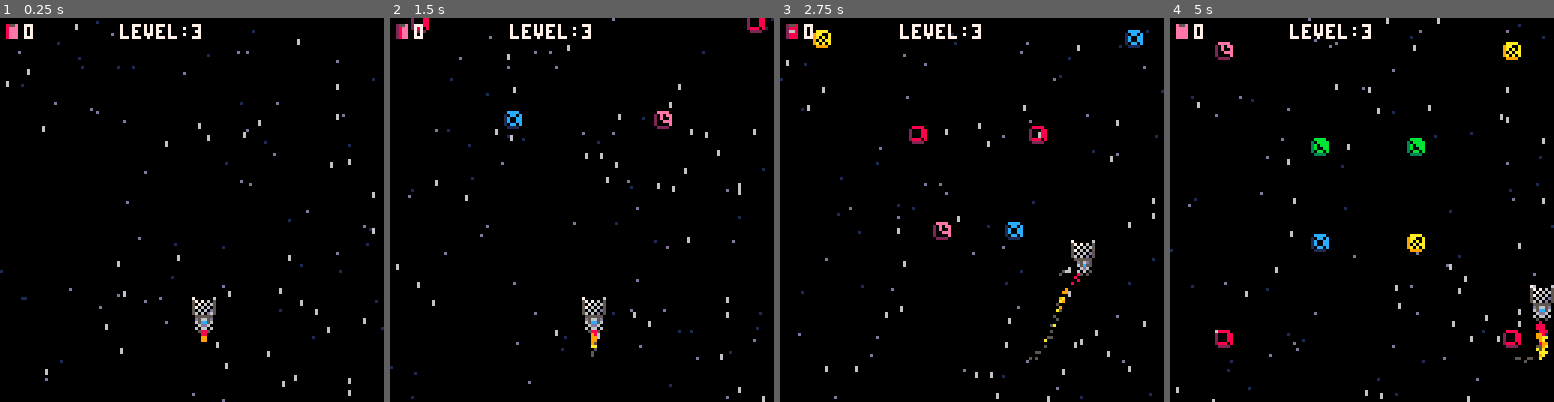
Above: before the commit, frames 1-4 (left to right).
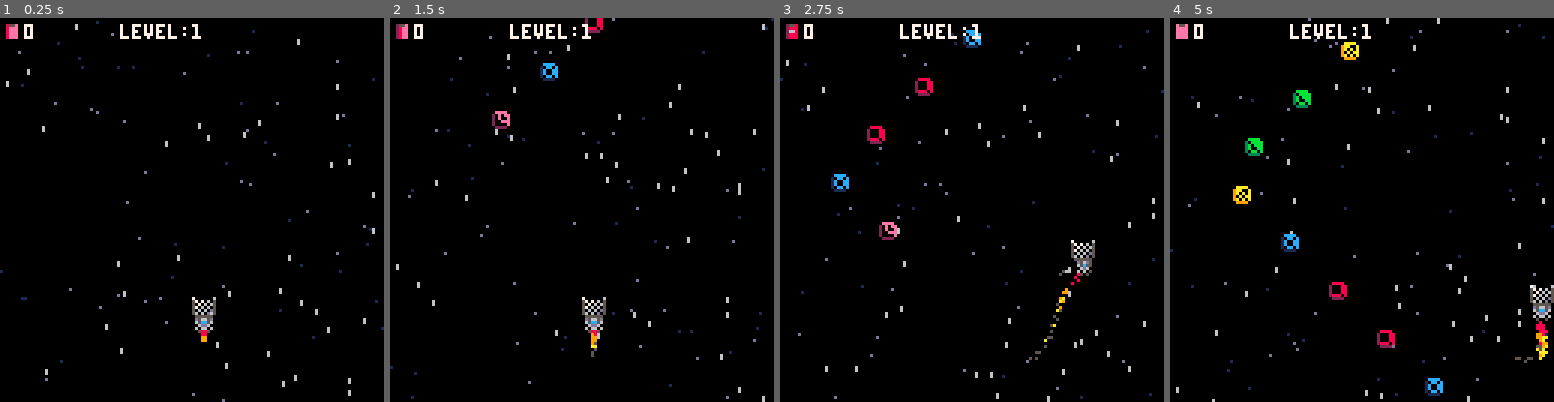
Above: after the commit, the same moments.

Repository: jacobneal65/drop-p8
Game: PICO-8 cartridge drop.p8
Two runs of this game, one before a commit and one after it. Both use one fixed random seed, a clock stepped at 60 frames per second and the inputs below.
Inputs:
- Up to frame 1 (0.25 s): no input
- Up to frame 2 (1.5 s): no input
- Up to frame 3 (2.75 s): hold Right 1.6-2.1 s; hold Up 2.15-2.42 s; hold Right from 2.47 s (still down)
- Up to frame 4 (5 s): release Right at 3.03 s; hold Left 3.08-3.58 s; hold Down 3.63-3.97 s; hold Right 4.02-4.68 s; hold Up from 4.73 s (still down)

The runs differ from the first frame. In frame 1, less than 0.1% of the frame differs, in the area x 50-53%, y 1-5%; in frame 2, 0.8%; in frame 3, 1.5%; in frame 4, 2.4%, in the area x 11-92%, y 1-99%.

Commit message:
added line pattern

Diff:
--- a/drop.p8
+++ b/drop.p8
@@ -20,14 +20,15 @@
 	acc=0.2
 	vacc=0.3--vertical acc
 	trashs={}
-	t_start=16
+	t_spr=16
 	t_cnt=5
 	t_itrvl=16
 	t_ybnd=128
-
+	t_df_ybnd=128--default y bound
+	t_grav=1
 	grav=1
 	frict=0.90
-	level=3
+	level=1
 	pt=0
 	t=0
 	--stars
@@ -83,7 +84,8 @@
 	if (p_y > 120) p_y=120
 	if (p_y < 0) p_y=1
 
-	update_trash()
+	--trash
+	t_update()
 
 	animatestars()
 
@@ -125,27 +127,28 @@
 end
 -->8
 --trash
-
---patterns
---1=wave r
---2=wave l
 function load_trash()
-
-	l_amnt={10,10,10,10,10}
+	t_ybnd=t_df_ybnd
+	t_grav=grav
 	l_dir={-1,1}
-
-
-	for i=1,l_amnt[level] do
+	t_amt=10
+	if level==4 then
+		t_amt=5
+	end
+	for i=1,t_amt do
 		--starting x
 		local _i=i
 		--cross pattern
 		--two start at same point
 		if level==3 and i%2==0 then
 			_i=(i-1)
-		end
- 	local sx=t_x_start(i)--flr(rnd(110)+5)
+		--all start at same point
+		elseif level==4 then
+			_i=1
+		end
+ 	local sx=t_start(i)
  	trash={
- 		sprite=flr(rnd(t_cnt)+t_start),
+ 		sprite=flr(rnd(t_cnt)+t_spr),
  		x=sx,
  		bx=sx,--base x
  		y=_i*(-t_itrvl),
@@ -155,10 +158,10 @@
  end
 end
 
-function update_trash()
+function t_update()
 	for trash in all(trashs) do
-		trash.y+=grav
-		trash.x=trash_pattern(trash)
+		trash.y+=t_grav
+		trash.x=t_pattern(trash)
 		--trash captured
 		if trash.y+4>p_y-8
 		and trash.y+4<p_y
@@ -170,7 +173,9 @@
 		end
 
 		--trash survived
-		if trash.y>t_ybnd then
+		if (trash.y>t_ybnd and t_ybnd>0)
+		or (trash.y<=0 and t_ybnd==0)
+		then
 			del(trashs,trash)
 			sfx(0)
 		end
@@ -183,7 +188,7 @@
 	end
 end
 
-function t_x_start(i)
+function t_start(i)
  if level<3 then
  	return 64
  elseif level==3 then
@@ -192,18 +197,26 @@
 			_x=118
 		end
  	return _x
+ elseif level==4 then
+ 	return 20*i
  end
  --start in middle area
  --flr(rnd(48)+40)
- return 64
-end
-
-function trash_pattern(_t)
+ return 0
+end
+
+function t_pattern(_t)
 	local _y,_x=_t.y,_t.x
 	if level<3 then
 		return zig_p(_x,_y)
 	elseif level==3 then
 		return cros_p(_x,_y,_t.i)
+	elseif level==4 then
+		if _y>100 then
+			t_grav=-1
+			t_ybnd=0--make bnd top of scrn
+		end
+		return _x
 	end
 end
 
